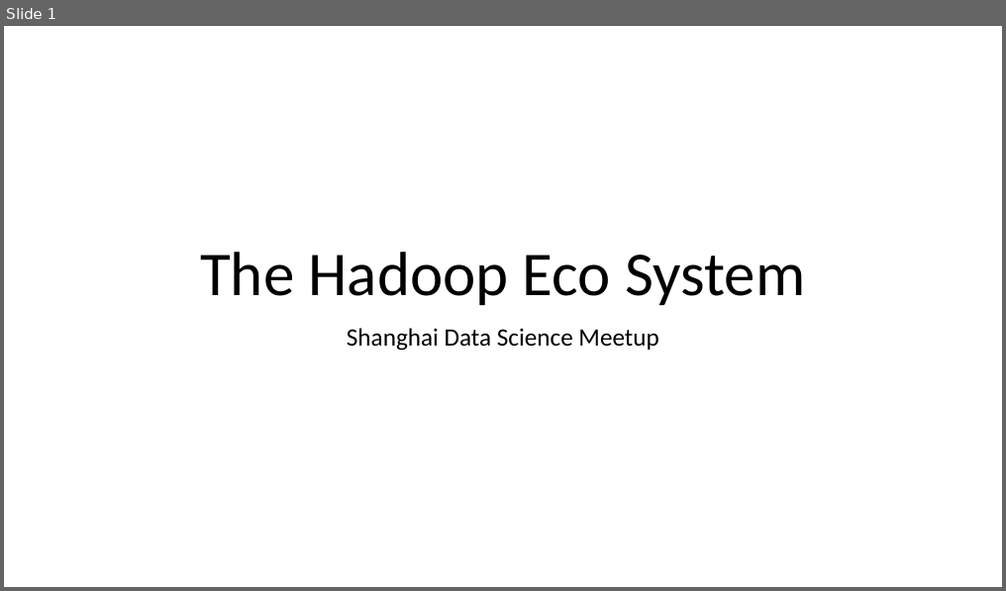
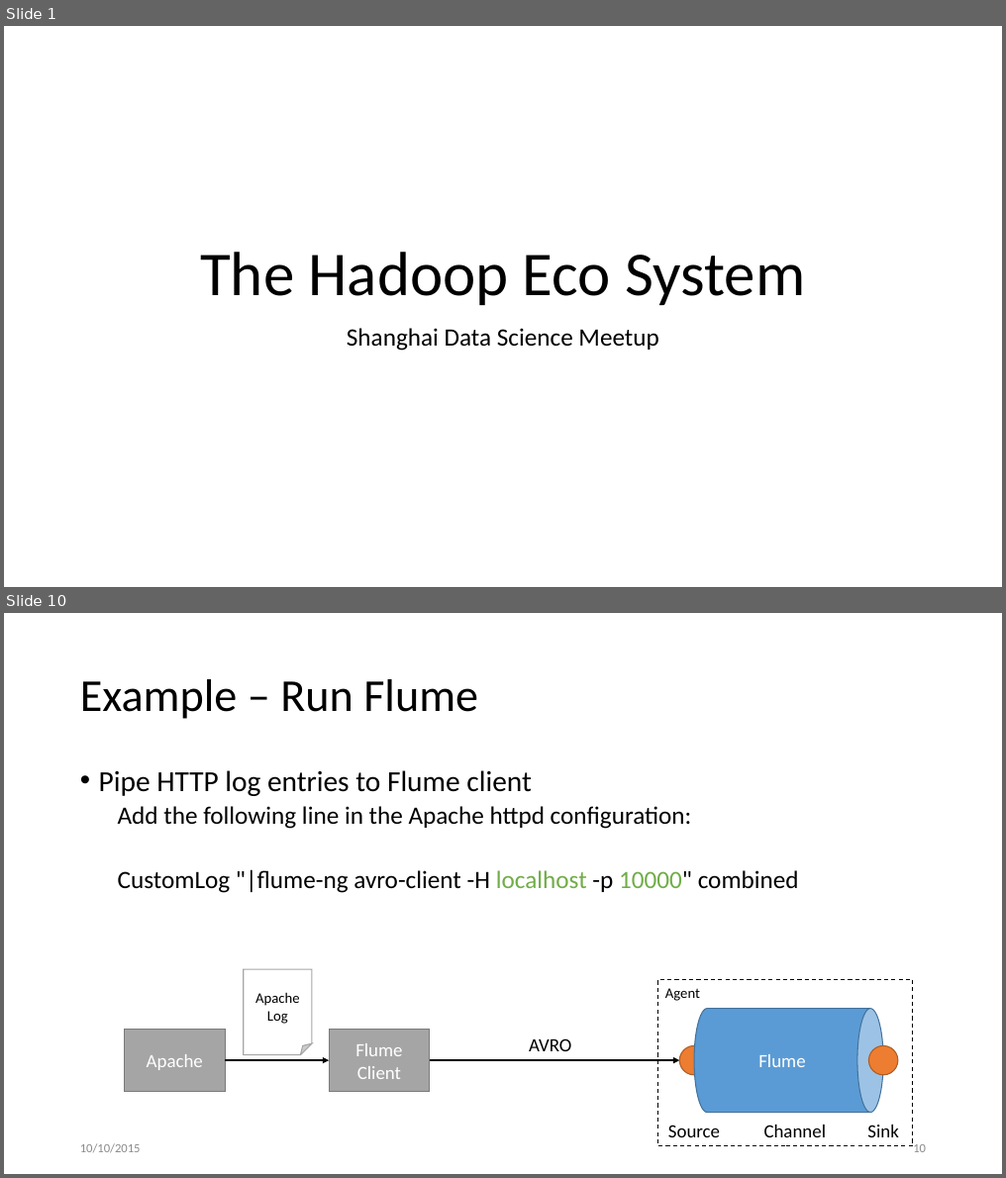
Before and after one commit to ckuka/SHDS, a slide deck: slides/ShanghaiDataScience_201509.pptx. Shown one above the other, each under a label of ours: slide 1 before the commit, slides 1 and 10 after it; the slides between them are not shown. The pictures are 1006x591 and 1006x1178 pixels, drawn with LibreOffice and Linux fonts; fonts in the diff are those of the drawing. Boxes give left, top, right and bottom in pixels: in the first picture for what was removed or moved away, otherwise in the second. Text is boxed around its words. In the diff, an @@ line names an element or a change of style, - is before the commit and + after.

```diff
--- a/slides/ShanghaiDataScience_201509.pptx
+++ b/slides/ShanghaiDataScience_201509.pptx
@@ slide 10 added at box(4, 613, 1002, 1174), background #FFFFFF @@
@@ title added at box(80, 679, 478, 719), 44 pt, text #000000 @@
+Example – Run Flume
@@ text added at box(99, 770, 799, 893), 24 pt, text #000000 @@
+• Pipe HTTP log entries to Flume client
+  Add the following line in the Apache httpd configuration:
+  CustomLog "|flume-ng avro-client -H localhost -p 10000" combined
@@ folded corner added at box(244, 969, 313, 1055), fill #FFFFFF, outline #A5A5A5 1 pt, 14 pt, text #000000 @@
+Apache Log
@@ rectangle added at box(658, 980, 914, 1146), outline #000000 1 pt dashed, 14 pt, text #000000 @@
+Agent
@@ cylinder added at box(694, 1009, 884, 1113), fill #5B9BD5, outline #43739E 1 pt, 18 pt, text #FFFFFF @@
+Flume
@@ rectangle added at box(125, 1029, 226, 1092), fill #A5A5A5, outline #7A7A7A 1 pt, 18 pt, text #FFFFFF @@
+Apache
@@ rectangle added at box(329, 1029, 430, 1092), fill #A5A5A5, outline #7A7A7A 1 pt, 18 pt, text #FFFFFF @@
+Flume Client
@@ text added at box(529, 1039, 571, 1052), 18 pt, text #000000 @@
+AVRO
@@ ellipse added at box(680, 1047, 709, 1075), fill #ED7D31, outline #AF5C24 1 pt @@
@@ ellipse added at box(868, 1047, 898, 1075), fill #ED7D31, outline #AF5C24 1 pt @@
@@ arrow added from (225, 1060) to (329, 1060), #000000 1.5 pt @@
@@ arrow added from (430, 1060) to (680, 1060), #000000 1.5 pt @@
@@ text added at box(80, 1144, 141, 1154), 12 pt, text #8C8C8C @@
+10/10/2015
@@ text added at box(668, 1125, 720, 1138), 18 pt, text #000000 @@
+Source
@@ text added at box(764, 1125, 827, 1138), 18 pt, text #000000 @@
+Channel
@@ text added at box(867, 1125, 898, 1138), 18 pt, text #000000 @@
+Sink
@@ page number added at box(913, 1145, 926, 1153), 12 pt, text #8C8C8C @@
+10
```
Also in this commit, not shown: 10 slides changed, 6 other slides added, 2 slides removed.
